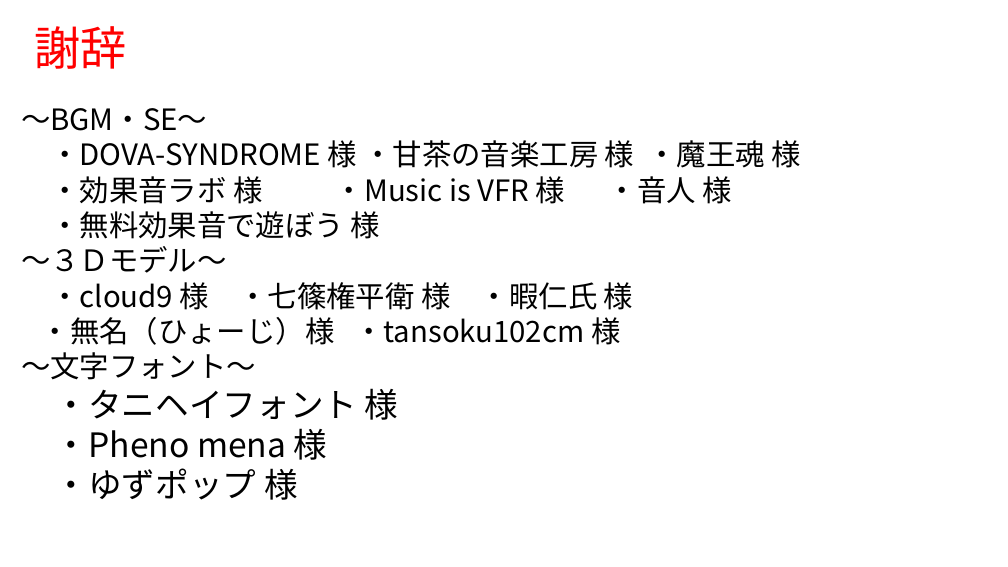
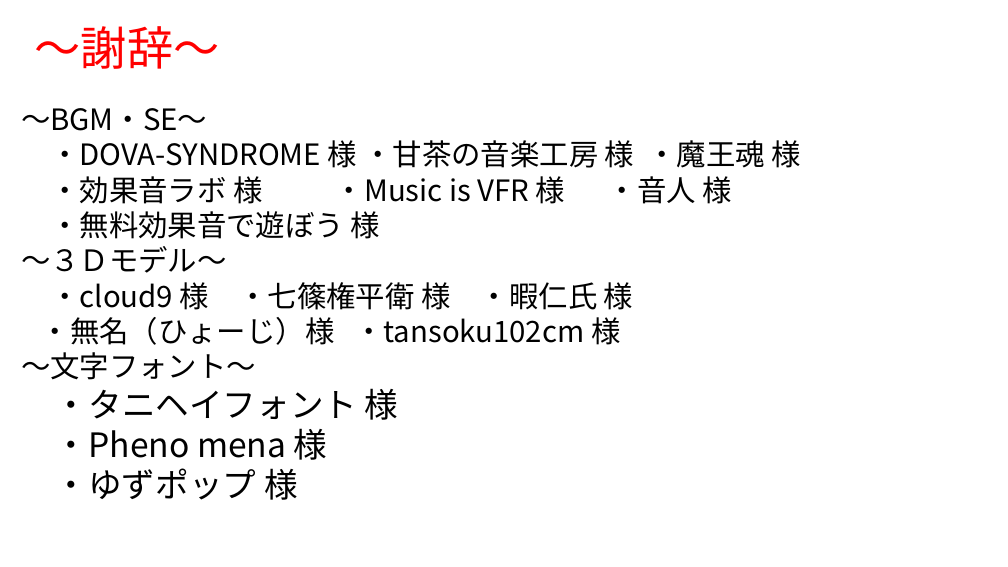
Before and after one commit to 1601323/Gameproject, a slide deck: slide 14 of AsoGameSho.pptx. Drawn at 1008x567 pixels with LibreOffice and Linux fonts; fonts in the diff are those of the drawing; background and template pictures are left out. Boxes give left, top, right and bottom in pixels: in the first picture for what was removed or moved away, otherwise in the second. Text is boxed around its words. In the diff, an @@ line names an element or a change of style, - is before the commit and + after.

```diff
--- a/AsoGameSho.pptx
+++ b/AsoGameSho.pptx
@@ text at <box>35,26,220,69</box>: text changed @@
-謝辞
+～謝辞～
```
Also in this commit, not shown: 9 other slides changed, 1 other file.
